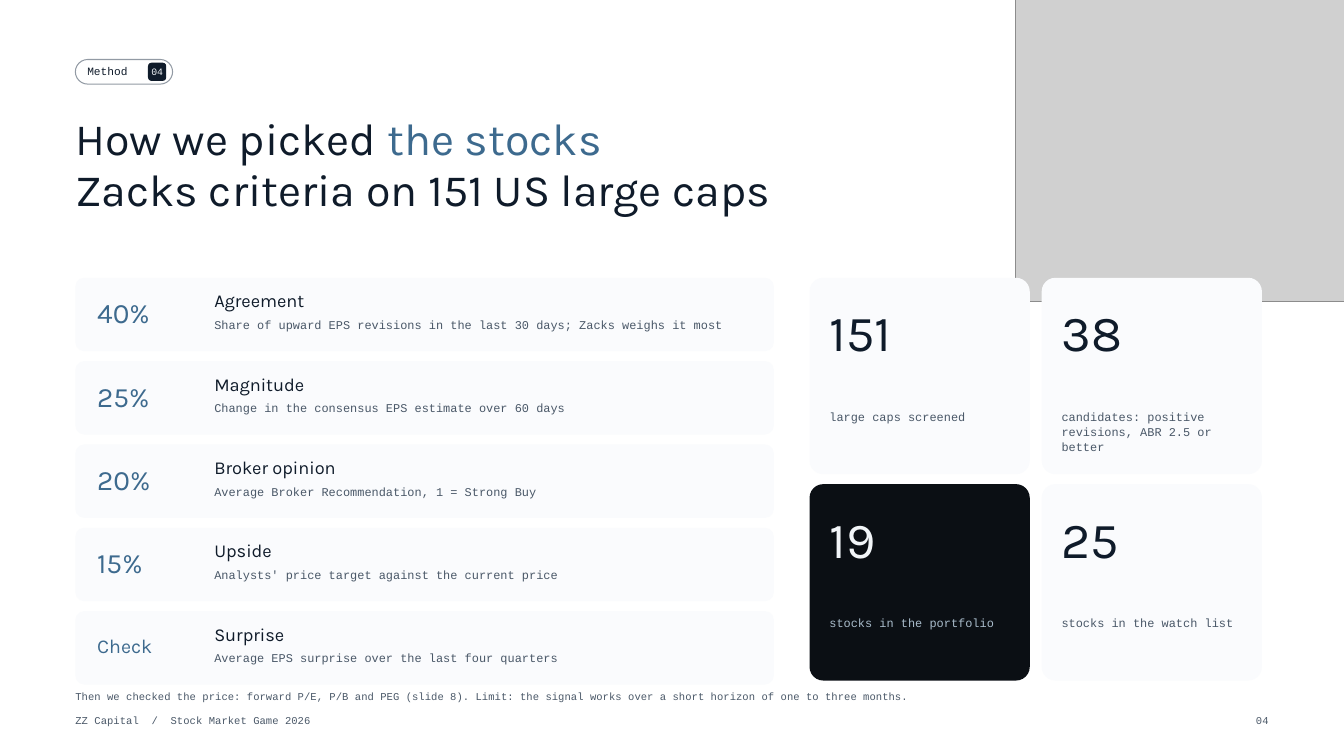
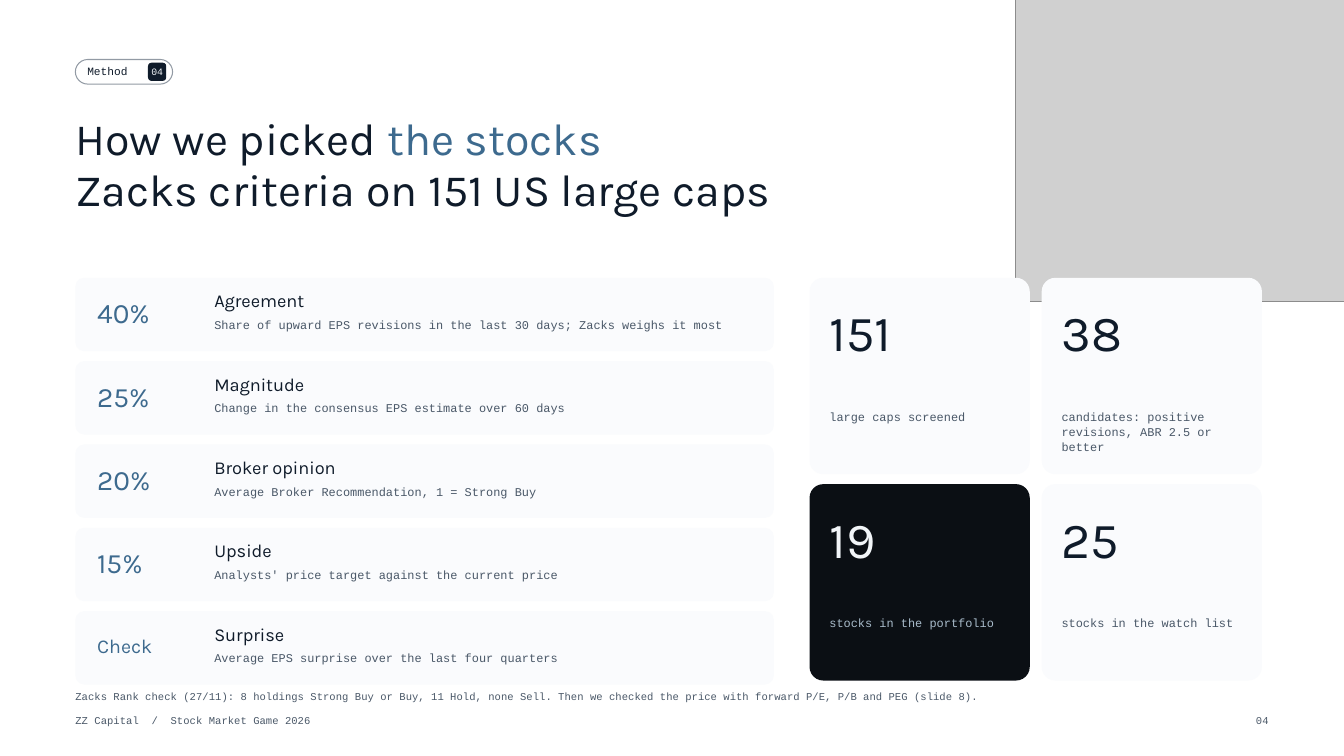
Before and after one commit to cristianozonta220405-afk/Uni, a slide deck: slide 4 of SMG/out/presentazione_strategia.pptx. Drawn at 1344x756 pixels with LibreOffice and Linux fonts; fonts in the diff are those of the drawing; grey boxes stand for pictures; background and template pictures are left out. Boxes give left, top, right and bottom in pixels: in the first picture for what was removed or moved away, otherwise in the second. Text is boxed around its words. In the diff, an @@ line names an element or a change of style, - is before the commit and + after.

```diff
--- a/SMG/out/presentazione_strategia.pptx
+++ b/SMG/out/presentazione_strategia.pptx
@@ text at (75, 693, 978, 702): text changed @@
-Then we checked the price: forward P/E, P/B and PEG (slide 8). Limit: the signal works over a short horizon of one to three months.
+Zacks Rank check (27/11): 8 holdings Strong Buy or Buy, 11 Hold, none Sell. Then we checked the price with forward P/E, P/B and PEG (slide 8).
```
Also in this commit, not shown: 1 other slide changed, 6 other files.
